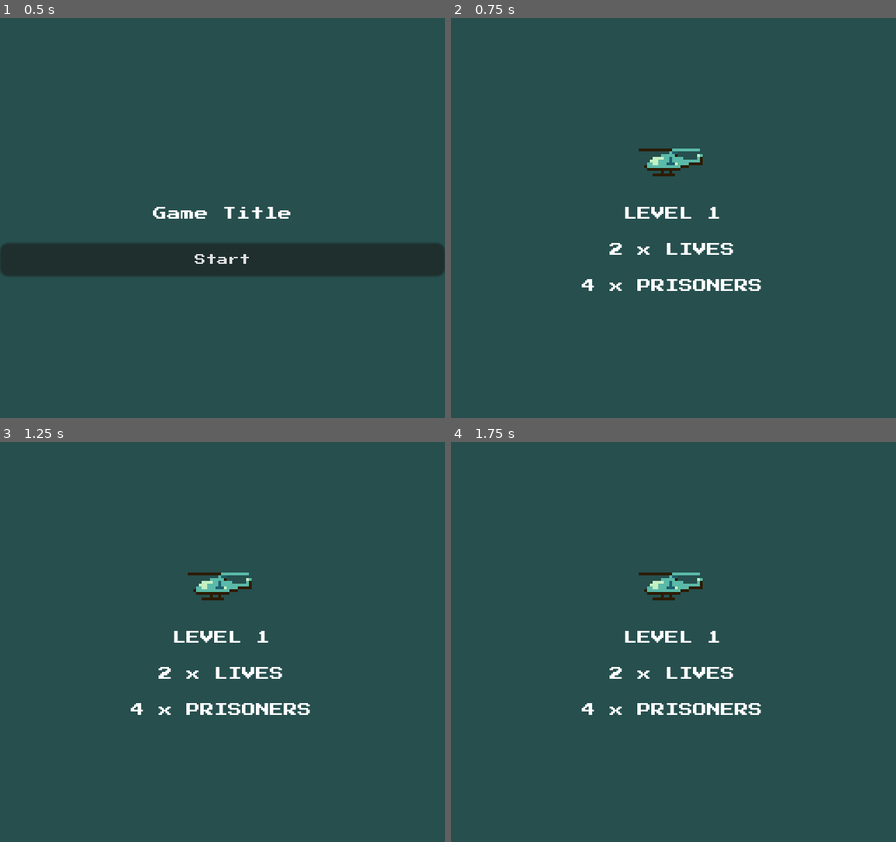
Above: before the commit, frames 1-4 (two rows, left to right).
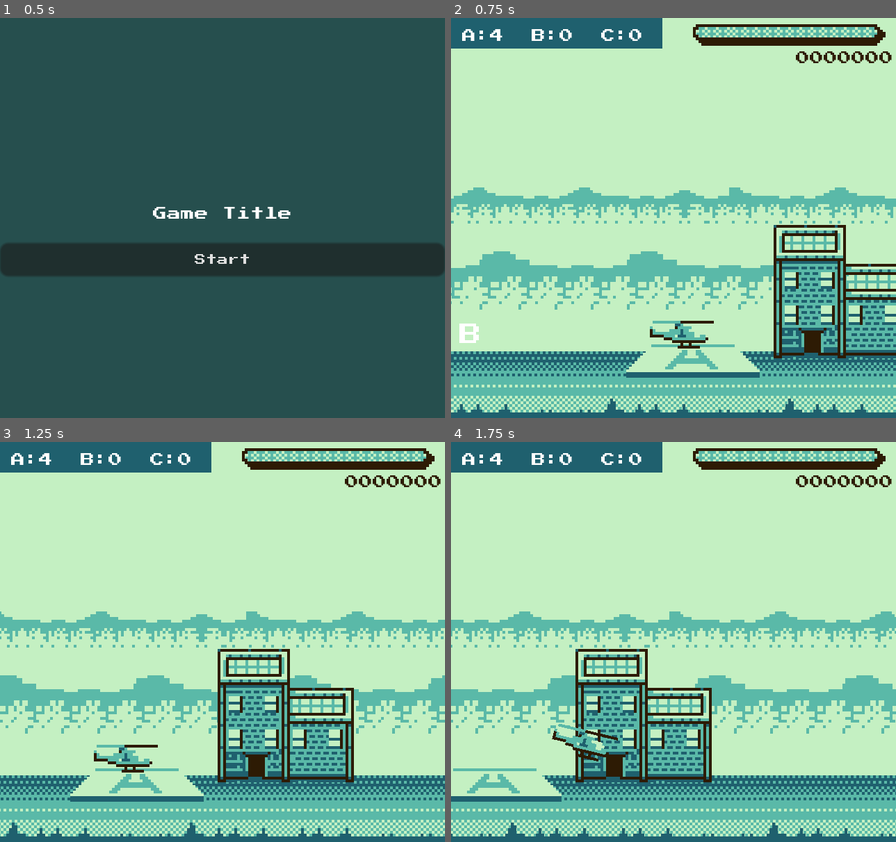
Above: after the commit, the same moments.

Repository: scottpetrovic/godot-choplifter-clone
Game: Godot game, scene res://Scenes/MainMenu/MainMenu.tscn
Two runs of this game, one before a commit and one after it. Both use one fixed random seed, a clock stepped at 60 frames per second and the inputs below.
Inputs:
- Up to frame 1 (0.5 s): no input
- Up to frame 2 (0.75 s): click "Start" at 0.5 s
- Up to frame 3 (1.25 s): no input
- Up to frame 4 (1.75 s): hold Right (ui_right) from 1.28 s (still down); tap Z (shoot) at 1.35 s; tap Up (ui_up) at 1.52 s

Frame 1 is identical in both runs. In frame 2, 100% of the frame differs, in the area x 0-100%, y 0-100%; in frame 3, 100%; in frame 4, 100%.

Commit message:
Make levels seperate scenes instead of trying to make everything in-game 1 scene

Diff:
--- /dev/null
+++ b/GUI/HUD/hud.tscn
@@ -0,0 +1,84 @@
+[gd_scene load_steps=8 format=3 uid="uid://vnqddtppw2vv"]
+
+[ext_resource type="Theme" uid="uid://b1ikqqgrqbgyp" path="res://GUI/pixel-art-theme.tres" id="1_onypu"]
+[ext_resource type="Script" path="res://GUI/HUD/basic_gui_info.gd" id="2_x35vd"]
+[ext_resource type="Script" path="res://GUI/HUD/health_bar.gd" id="3_tj1p5"]
+[ext_resource type="Texture2D" uid="uid://c7iqs81mtye7m" path="res://GUI/HUD/health bar/health-bar.png" id="4_6f7r3"]
+[ext_resource type="Texture2D" uid="uid://ltqfvn4u5tfx" path="res://GUI/HUD/health bar/health-container.png" id="5_muu8v"]
+[ext_resource type="Script" path="res://GUI/HUD/level_score.gd" id="6_lohol"]
+[ext_resource type="Script" path="res://GUI/HUD/power_up.gd" id="7_vdkk1"]
+
+[node name="HUD" type="CanvasLayer"]
+
+[node name="ColorRect" type="ColorRect" parent="."]
+anchors_preset = 10
+anchor_right = 1.0
+offset_right = -84.0
+offset_bottom = 11.0
+grow_horizontal = 2
+color = Color(0.121569, 0.376471, 0.431373, 1)
+
+[node name="Info" type="Label" parent="."]
+texture_filter = 1
+offset_left = 4.0
+offset_top = 4.0
+offset_right = 72.0
+offset_bottom = 9.0
+theme = ExtResource("1_onypu")
+text = "123"
+script = ExtResource("2_x35vd")
+
+[node name="HealthBar" type="Control" parent="."]
+layout_mode = 3
+anchors_preset = 0
+offset_left = 86.0
+offset_top = 1.0
+offset_right = 158.0
+offset_bottom = 11.0
+script = ExtResource("3_tj1p5")
+metadata/_edit_group_ = true
+
+[node name="HealthBar" type="Sprite2D" parent="HealthBar"]
+texture_filter = 1
+texture_repeat = 2
+position = Vector2(2.32, 2.31)
+texture = ExtResource("4_6f7r3")
+centered = false
+region_enabled = true
+region_rect = Rect2(50, 50, 64.98, 4.685)
+
+[node name="HealthBarContainer" type="NinePatchRect" parent="HealthBar"]
+texture_filter = 1
+layout_mode = 1
+anchors_preset = 15
+anchor_right = 1.0
+anchor_bottom = 1.0
+grow_horizontal = 2
+grow_vertical = 2
+texture = ExtResource("5_muu8v")
+region_rect = Rect2(-0.0494795, -0.331854, 70.7593, 11.3018)
+patch_margin_left = 5
+patch_margin_top = 4
+patch_margin_right = 7
+patch_margin_bottom = 6
+
+[node name="Score" type="Label" parent="."]
+texture_filter = 1
+offset_left = 124.0
+offset_top = 12.0
+offset_right = 156.0
+offset_bottom = 17.0
+theme_override_colors/font_color = Color(0.176471, 0.105882, 0.0156863, 1)
+text = "000234"
+horizontal_alignment = 2
+script = ExtResource("6_lohol")
+
+[node name="PowerUp" type="Label" parent="."]
+texture_filter = 1
+offset_left = 87.0
+offset_top = 12.0
+offset_right = 119.0
+offset_bottom = 17.0
+theme_override_colors/font_color = Color(0.176471, 0.105882, 0.0156863, 1)
+text = "B"
+script = ExtResource("7_vdkk1")
--- a/Globals/Constants.gd
+++ b/Globals/Constants.gd
@@ -10,7 +10,9 @@
 
 var starting_lives: int = 2
 var lives_left: int = starting_lives
-var current_level: int = 1
+var current_level: int = 0
+
+var level_paths: Array[String] = ["res://Scenes/Levels/Level1.tscn"]
 
 # active level specific data
 # These will get wiped out when resetting or changing levels
@@ -23,10 +25,10 @@
 	level_active_powerup = PowerUpType.NONE
 	level_score = 0
 	lives_left = starting_lives
-	get_tree().change_scene_to_file("res://Scenes/InGame/InGame.tscn")
+	get_tree().change_scene_to_file(level_paths[current_level])
 
 func start_new_game() -> void:
-	current_level = 1
+	current_level = 0
 	reset_existing_level()
 
 
--- a/Scenes/InGame/InGame.tscn
+++ /dev/null
@@ -1,230 +0,0 @@
-[gd_scene load_steps=29 format=3 uid="uid://bdk61kute821m"]
-
-[ext_resource type="Script" path="res://Objects/Helicopter/helicopter.gd" id="1_j28tu"]
-[ext_resource type="Script" path="res://Scenes/InGame/LevelLogic.gd" id="1_w7glb"]
-[ext_resource type="Texture2D" uid="uid://dxmphavlomx4g" path="res://Objects/Helicopter/helicopter-facing-left.png" id="2_4bt8x"]
-[ext_resource type="Script" path="res://Objects/Helicopter/Helicopter-Sprite.gd" id="3_0c4em"]
-[ext_resource type="PackedScene" uid="uid://bljmiqq5cc458" path="res://Objects/HomeBase/home_base.tscn" id="3_1418p"]
-[ext_resource type="Script" path="res://Objects/Helicopter/player_state_management.gd" id="3_f8pat"]
-[ext_resource type="Script" path="res://Scenes/main_camera.gd" id="3_sxh35"]
-[ext_resource type="Script" path="res://Objects/Helicopter/helicopter_shoot_logic.gd" id="5_c1w48"]
-[ext_resource type="PackedScene" uid="uid://dt6a6g78nmcxw" path="res://Objects/PrisonerCamp/prisoner_camp.tscn" id="7_k0cwt"]
-[ext_resource type="Theme" uid="uid://b1ikqqgrqbgyp" path="res://GUI/pixel-art-theme.tres" id="10_gufnw"]
-[ext_resource type="Script" path="res://GUI/InGame/basic_gui_info.gd" id="10_nwxal"]
-[ext_resource type="PackedScene" uid="uid://f5v6k8edjhx" path="res://Objects/BasicAAEnemy/basic_aa_enemy.tscn" id="12_gu644"]
-[ext_resource type="Script" path="res://GUI/InGame/health_bar.gd" id="14_0d7vi"]
-[ext_resource type="Texture2D" uid="uid://bmeth78rcq22u" path="res://Environment/bg-parallax-1.png" id="14_ca041"]
-[ext_resource type="Texture2D" uid="uid://ltqfvn4u5tfx" path="res://GUI/InGame/health bar/health-container.png" id="14_ewlpw"]
-[ext_resource type="Texture2D" uid="uid://c7iqs81mtye7m" path="res://GUI/InGame/health bar/health-bar.png" id="14_o42fi"]
-[ext_resource type="Texture2D" uid="uid://b06bkgyf4i6oe" path="res://Environment/bg-parallax-2.png" id="15_ravql"]
-[ext_resource type="Script" path="res://GUI/InGame/level_score.gd" id="16_bf1n3"]
-[ext_resource type="Texture2D" uid="uid://ckejv6r0mc53w" path="res://Environment/bg-parallax-3.png" id="16_nb7ei"]
-[ext_resource type="Script" path="res://GUI/InGame/power_up.gd" id="17_5x3v4"]
-[ext_resource type="Texture2D" uid="uid://b6ptn0dsut3hp" path="res://Environment/bg-parallax-4.png" id="17_y4y5a"]
-[ext_resource type="PackedScene" uid="uid://bgp4tj0awhtl1" path="res://Objects/Cloud/Cloud_Decoration.tscn" id="22_1w4ju"]
-[ext_resource type="PackedScene" uid="uid://bvuhf0ad8s2uc" path="res://Objects/Bird/Bird.tscn" id="23_y3qan"]
-[ext_resource type="PackedScene" uid="uid://dnkw05s8fdscw" path="res://Objects/PowerUp/PowerUp.tscn" id="24_t7nrw"]
-[ext_resource type="Script" path="res://Scenes/InGame/shortcuts_for_testing.gd" id="26_34v11"]
-[ext_resource type="PackedScene" uid="uid://dbovci8t6ej4m" path="res://Scenes/LevelObjectives/LevelObjectives.tscn" id="27_elqdb"]
-
-[sub_resource type="WorldBoundaryShape2D" id="WorldBoundaryShape2D_gq0ya"]
-
-[sub_resource type="RectangleShape2D" id="RectangleShape2D_wgnhy"]
-size = Vector2(22, 10)
-
-[node name="Level" type="Node2D"]
-script = ExtResource("1_w7glb")
-
-[node name="Camera2D" type="Camera2D" parent="."]
-position = Vector2(132, 72)
-script = ExtResource("3_sxh35")
-target_path = NodePath("../Helicopter_Player")
-smooth_speed = 12.0
-
-[node name="Ground" type="StaticBody2D" parent="."]
-position = Vector2(-19, 111)
-
-[node name="CollisionShape2D" type="CollisionShape2D" parent="Ground"]
-position = Vector2(188.625, 10)
-shape = SubResource("WorldBoundaryShape2D_gq0ya")
-
-[node name="PrisonerCamp" parent="." groups=["PrisonerCamp"] instance=ExtResource("7_k0cwt")]
-position = Vector2(107, 121)
-
-[node name="HomeBase" parent="." instance=ExtResource("3_1418p")]
-position = Vector2(307, 123)
-
-[node name="Helicopter_Player" type="CharacterBody2D" parent="."]
-unique_name_in_owner = true
-position = Vector2(310, 114)
-script = ExtResource("1_j28tu")
-metadata/_edit_group_ = true
-
-[node name="CollisionShape2D" type="CollisionShape2D" parent="Helicopter_Player"]
-position = Vector2(1, 0)
-shape = SubResource("RectangleShape2D_wgnhy")
-
-[node name="Sprite" type="Sprite2D" parent="Helicopter_Player"]
-texture_filter = 1
-texture = ExtResource("2_4bt8x")
-script = ExtResource("3_0c4em")
-
-[node name="HelicopterDirectionLogic" type="Node" parent="Helicopter_Player"]
-script = ExtResource("3_f8pat")
-
-[node name="HelicopterShootLogic" type="Node" parent="Helicopter_Player"]
-script = ExtResource("5_c1w48")
-
-[node name="BulletTimer" type="Timer" parent="Helicopter_Player/HelicopterShootLogic"]
-
-[node name="BombTimer" type="Timer" parent="Helicopter_Player/HelicopterShootLogic"]
-
-[node name="BasicAAEnemy" parent="." instance=ExtResource("12_gu644")]
-position = Vector2(47, 117)
-
-[node name="ParallaxBackground" type="ParallaxBackground" parent="."]
-
-[node name="StaticBG" type="ParallaxLayer" parent="ParallaxBackground"]
-motion_scale = Vector2(0, 0)
-metadata/_edit_lock_ = true
-
-[node name="ColorRect" type="ColorRect" parent="ParallaxBackground/StaticBG"]
-offset_left = -128.0
-offset_right = 440.0
-offset_bottom = 147.0
-color = Color(0.768627, 0.941176, 0.760784, 1)
-metadata/_edit_lock_ = true
-
-[node name="ParallaxLayerBG" type="ParallaxLayer" parent="ParallaxBackground"]
-motion_scale = Vector2(0.3, 0.3)
-motion_mirroring = Vector2(168, 0)
-
-[node name="Sprite2D" type="Sprite2D" parent="ParallaxBackground/ParallaxLayerBG"]
-texture_filter = 1
-position = Vector2(0, 61)
-texture = ExtResource("14_ca041")
-centered = false
-
-[node name="ParallaxLayerBG2" type="ParallaxLayer" parent="ParallaxBackground"]
-motion_scale = Vector2(0.4, 0.4)
-motion_mirroring = Vector2(159, 0)
-
-[node name="Sprite2D" type="Sprite2D" parent="ParallaxBackground/ParallaxLayerBG2"]
-texture_filter = 1
-texture_repeat = 3
-position = Vector2(0, 84)
-texture = ExtResource("15_ravql")
-centered = false
-
-[node name="ParallaxGround" type="ParallaxLayer" parent="ParallaxBackground"]
-motion_mirroring = Vector2(158, 0)
-
-[node name="Sprite2D" type="Sprite2D" parent="ParallaxBackground/ParallaxGround"]
-texture_filter = 1
-position = Vector2(0, 120)
-texture = ExtResource("16_nb7ei")
-centered = false
-
-[node name="ParallaxLayerFG" type="ParallaxLayer" parent="ParallaxBackground"]
-position = Vector2(0, 136)
-motion_scale = Vector2(1.4, 1.4)
-motion_mirroring = Vector2(158, 0)
-
-[node name="Sprite2D" type="Sprite2D" parent="ParallaxBackground/ParallaxLayerFG"]
-texture_filter = 1
-texture = ExtResource("17_y4y5a")
-centered = false
-
-[node name="Decorations" type="Node2D" parent="."]
-
-[node name="CloudDecoration" parent="Decorations" instance=ExtResource("22_1w4ju")]
-position = Vector2(36, 31)
-
-[node name="Bird" parent="Decorations" instance=ExtResource("23_y3qan")]
-position = Vector2(96, 37)
-
-[node name="PowerUp" parent="." instance=ExtResource("24_t7nrw")]
-position = Vector2(228, 108)
-
-[node name="ShortcutsForTesting" type="Node" parent="."]
-script = ExtResource("26_34v11")
-
-[node name="HUD" type="CanvasLayer" parent="."]
-
-[node name="ColorRect" type="ColorRect" parent="HUD"]
-anchors_preset = 10
-anchor_right = 1.0
-offset_right = -84.0
-offset_bottom = 11.0
-grow_horizontal = 2
-color = Color(0.121569, 0.376471, 0.431373, 1)
-
-[node name="Info" type="Label" parent="HUD"]
-texture_filter = 1
-offset_left = 4.0
-offset_top = 4.0
-offset_right = 72.0
-offset_bottom = 9.0
-theme = ExtResource("10_gufnw")
-text = "123"
-script = ExtResource("10_nwxal")
-
-[node name="HealthBar" type="Control" parent="HUD"]
-layout_mode = 3
-anchors_preset = 0
-offset_left = 86.0
-offset_top = 1.0
-offset_right = 158.0
-offset_bottom = 11.0
-script = ExtResource("14_0d7vi")
-metadata/_edit_group_ = true
-
-[node name="HealthBar" type="Sprite2D" parent="HUD/HealthBar"]
-texture_filter = 1
-texture_repeat = 2
-position = Vector2(2.32, 2.31)
-texture = ExtResource("14_o42fi")
-centered = false
-region_enabled = true
-region_rect = Rect2(50, 50, 64.98, 4.685)
-
-[node name="HealthBarContainer" type="NinePatchRect" parent="HUD/HealthBar"]
-texture_filter = 1
-layout_mode = 1
-anchors_preset = 15
-anchor_right = 1.0
-anchor_bottom = 1.0
-grow_horizontal = 2
-grow_vertical = 2
-texture = ExtResource("14_ewlpw")
-region_rect = Rect2(-0.0494795, -0.331854, 70.7593, 11.3018)
-patch_margin_left = 5
-patch_margin_top = 4
-patch_margin_right = 7
-patch_margin_bottom = 6
-
-[node name="Score" type="Label" parent="HUD"]
-texture_filter = 1
-offset_left = 124.0
-offset_top = 12.0
-offset_right = 156.0
-offset_bottom = 17.0
-theme_override_colors/font_color = Color(0.176471, 0.105882, 0.0156863, 1)
-text = "000234"
-horizontal_alignment = 2
-script = ExtResource("16_bf1n3")
-
-[node name="PowerUp" type="Label" parent="HUD"]
-texture_filter = 1
-offset_left = 87.0
-offset_top = 12.0
-offset_right = 119.0
-offset_bottom = 17.0
-theme_override_colors/font_color = Color(0.176471, 0.105882, 0.0156863, 1)
-text = "B"
-script = ExtResource("17_5x3v4")
-
-[node name="LevelObjectives" type="CanvasLayer" parent="."]
-
-[node name="LevelObjectives" parent="LevelObjectives" instance=ExtResource("27_elqdb")]
-visible = false
--- a/Scenes/LevelWinSummary/level_win_summary.gd
+++ b/Scenes/LevelWinSummary/level_win_summary.gd
@@ -7,13 +7,13 @@
 
 # Called when the node enters the scene tree for the first time.
 func _ready() -> void:
-	level_win_label.text = 'LEVEL ' +str(Constants.current_level) + ' COMPLETE'
+	level_win_label.text = 'LEVEL ' +str(Constants.current_level+1) + ' COMPLETE'
 	next_level_button.pressed.connect(next_level_click)
 	main_menu_button.pressed.connect(main_menu_click)
 
 
 func next_level_click() -> void:
-	pass
+	print('go to next level now')
 
 
 func main_menu_click() -> void:
--- /dev/null
+++ b/Scenes/Levels/Level1.tscn
@@ -0,0 +1,151 @@
+[gd_scene load_steps=23 format=3 uid="uid://bdk61kute821m"]
+
+[ext_resource type="Script" path="res://Scenes/Levels/LevelLogic.gd" id="1_mxh4y"]
+[ext_resource type="Script" path="res://Scenes/main_camera.gd" id="2_gyv33"]
+[ext_resource type="PackedScene" uid="uid://dt6a6g78nmcxw" path="res://Objects/PrisonerCamp/prisoner_camp.tscn" id="3_oxr3t"]
+[ext_resource type="PackedScene" uid="uid://bljmiqq5cc458" path="res://Objects/HomeBase/home_base.tscn" id="4_g3ihl"]
+[ext_resource type="Script" path="res://Objects/Helicopter/helicopter.gd" id="5_7bye5"]
+[ext_resource type="Texture2D" uid="uid://dxmphavlomx4g" path="res://Objects/Helicopter/helicopter-facing-left.png" id="6_t8rn1"]
+[ext_resource type="Script" path="res://Objects/Helicopter/Helicopter-Sprite.gd" id="7_cgimf"]
+[ext_resource type="Script" path="res://Objects/Helicopter/player_state_management.gd" id="8_kqmcn"]
+[ext_resource type="Script" path="res://Objects/Helicopter/helicopter_shoot_logic.gd" id="9_3jq70"]
+[ext_resource type="PackedScene" uid="uid://f5v6k8edjhx" path="res://Objects/BasicAAEnemy/basic_aa_enemy.tscn" id="10_ydp4p"]
+[ext_resource type="Texture2D" uid="uid://bmeth78rcq22u" path="res://Environment/bg-parallax-1.png" id="11_iucoq"]
+[ext_resource type="Texture2D" uid="uid://b06bkgyf4i6oe" path="res://Environment/bg-parallax-2.png" id="12_ustn1"]
+[ext_resource type="Texture2D" uid="uid://ckejv6r0mc53w" path="res://Environment/bg-parallax-3.png" id="13_gbi1m"]
+[ext_resource type="Texture2D" uid="uid://b6ptn0dsut3hp" path="res://Environment/bg-parallax-4.png" id="14_kqrlj"]
+[ext_resource type="PackedScene" uid="uid://bgp4tj0awhtl1" path="res://Objects/Cloud/Cloud_Decoration.tscn" id="15_rxvsl"]
+[ext_resource type="PackedScene" uid="uid://bvuhf0ad8s2uc" path="res://Objects/Bird/Bird.tscn" id="16_dwkki"]
+[ext_resource type="PackedScene" uid="uid://dnkw05s8fdscw" path="res://Objects/PowerUp/PowerUp.tscn" id="17_ha4y7"]
+[ext_resource type="Script" path="res://Scenes/Levels/shortcuts_for_testing.gd" id="18_jak01"]
+[ext_resource type="PackedScene" uid="uid://vnqddtppw2vv" path="res://GUI/HUD/hud.tscn" id="19_4j8la"]
+[ext_resource type="PackedScene" uid="uid://dbovci8t6ej4m" path="res://Scenes/LevelObjectives/LevelObjectives.tscn" id="26_10erh"]
+
+[sub_resource type="WorldBoundaryShape2D" id="WorldBoundaryShape2D_gq0ya"]
+
+[sub_resource type="RectangleShape2D" id="RectangleShape2D_wgnhy"]
+size = Vector2(22, 10)
+
+[node name="Level1" type="Node2D"]
+script = ExtResource("1_mxh4y")
+
+[node name="Camera2D" type="Camera2D" parent="."]
+position = Vector2(132, 72)
+script = ExtResource("2_gyv33")
+target_path = NodePath("../Helicopter_Player")
+smooth_speed = 12.0
+
+[node name="Ground" type="StaticBody2D" parent="."]
+position = Vector2(-19, 111)
+
+[node name="CollisionShape2D" type="CollisionShape2D" parent="Ground"]
+position = Vector2(188.625, 10)
+shape = SubResource("WorldBoundaryShape2D_gq0ya")
+
+[node name="PrisonerCamp" parent="." groups=["PrisonerCamp"] instance=ExtResource("3_oxr3t")]
+position = Vector2(107, 121)
+
+[node name="HomeBase" parent="." instance=ExtResource("4_g3ihl")]
+position = Vector2(307, 123)
+
+[node name="Helicopter_Player" type="CharacterBody2D" parent="."]
+unique_name_in_owner = true
+position = Vector2(310, 114)
+script = ExtResource("5_7bye5")
+metadata/_edit_group_ = true
+
+[node name="CollisionShape2D" type="CollisionShape2D" parent="Helicopter_Player"]
+position = Vector2(1, 0)
+shape = SubResource("RectangleShape2D_wgnhy")
+
+[node name="Sprite" type="Sprite2D" parent="Helicopter_Player"]
+texture_filter = 1
+texture = ExtResource("6_t8rn1")
+script = ExtResource("7_cgimf")
+
+[node name="HelicopterDirectionLogic" type="Node" parent="Helicopter_Player"]
+script = ExtResource("8_kqmcn")
+
+[node name="HelicopterShootLogic" type="Node" parent="Helicopter_Player"]
+script = ExtResource("9_3jq70")
+
+[node name="BulletTimer" type="Timer" parent="Helicopter_Player/HelicopterShootLogic"]
+
+[node name="BombTimer" type="Timer" parent="Helicopter_Player/HelicopterShootLogic"]
+
+[node name="BasicAAEnemy" parent="." instance=ExtResource("10_ydp4p")]
+position = Vector2(47, 117)
+
+[node name="ParallaxBackground" type="ParallaxBackground" parent="."]
+
+[node name="StaticBG" type="ParallaxLayer" parent="ParallaxBackground"]
+motion_scale = Vector2(0, 0)
+metadata/_edit_lock_ = true
+
+[node name="ColorRect" type="ColorRect" parent="ParallaxBackground/StaticBG"]
+offset_left = -128.0
+offset_right = 440.0
+offset_bottom = 147.0
+color = Color(0.768627, 0.941176, 0.760784, 1)
+metadata/_edit_lock_ = true
+
+[node name="ParallaxLayerBG" type="ParallaxLayer" parent="ParallaxBackground"]
+motion_scale = Vector2(0.3, 0.3)
+motion_mirroring = Vector2(168, 0)
+
+[node name="Sprite2D" type="Sprite2D" parent="ParallaxBackground/ParallaxLayerBG"]
+texture_filter = 1
+position = Vector2(0, 61)
+texture = ExtResource("11_iucoq")
+centered = false
+
+[node name="ParallaxLayerBG2" type="ParallaxLayer" parent="ParallaxBackground"]
+motion_scale = Vector2(0.4, 0.4)
+motion_mirroring = Vector2(159, 0)
+
+[node name="Sprite2D" type="Sprite2D" parent="ParallaxBackground/ParallaxLayerBG2"]
+texture_filter = 1
+texture_repeat = 3
+position = Vector2(0, 84)
+texture = ExtResource("12_ustn1")
+centered = false
+
+[node name="ParallaxGround" type="ParallaxLayer" parent="ParallaxBackground"]
+motion_mirroring = Vector2(158, 0)
+
+[node name="Sprite2D" type="Sprite2D" parent="ParallaxBackground/ParallaxGround"]
+texture_filter = 1
+position = Vector2(0, 120)
+texture = ExtResource("13_gbi1m")
+centered = false
+
+[node name="ParallaxLayerFG" type="ParallaxLayer" parent="ParallaxBackground"]
+position = Vector2(0, 136)
+motion_scale = Vector2(1.4, 1.4)
+motion_mirroring = Vector2(158, 0)
+
+[node name="Sprite2D" type="Sprite2D" parent="ParallaxBackground/ParallaxLayerFG"]
+texture_filter = 1
+texture = ExtResource("14_kqrlj")
+centered = false
+
+[node name="Decorations" type="Node2D" parent="."]
+
+[node name="CloudDecoration" parent="Decorations" instance=ExtResource("15_rxvsl")]
+position = Vector2(36, 31)
+
+[node name="Bird" parent="Decorations" instance=ExtResource("16_dwkki")]
+position = Vector2(96, 37)
+
+[node name="PowerUp" parent="." instance=ExtResource("17_ha4y7")]
+position = Vector2(228, 108)
+
+[node name="ShortcutsForTesting" type="Node" parent="."]
+script = ExtResource("18_jak01")
+
+[node name="HUD" parent="." instance=ExtResource("19_4j8la")]
+
+[node name="LevelObjectives" type="CanvasLayer" parent="."]
+visible = false
+
+[node name="LevelObjectives" parent="LevelObjectives" instance=ExtResource("26_10erh")]
Renamed: GUI/InGame/basic_gui_info.gd -> GUI/HUD/basic_gui_info.gd
Renamed: GUI/InGame/health bar/health-bar.png -> GUI/HUD/health bar/health-bar.png
Not shown, changed: GUI/HUD/health bar/health-bar.png.import
Renamed: GUI/InGame/health bar/health-container.png -> GUI/HUD/health bar/health-container.png
Not shown, changed: GUI/HUD/health bar/health-container.png.import
Renamed: GUI/InGame/health_bar.gd -> GUI/HUD/health_bar.gd
Renamed: GUI/InGame/level_score.gd -> GUI/HUD/level_score.gd
Renamed: GUI/InGame/power_up.gd -> GUI/HUD/power_up.gd
Renamed: Scenes/InGame/LevelLogic.gd -> Scenes/Levels/LevelLogic.gd
Renamed: Scenes/InGame/shortcuts_for_testing.gd -> Scenes/Levels/shortcuts_for_testing.gd
